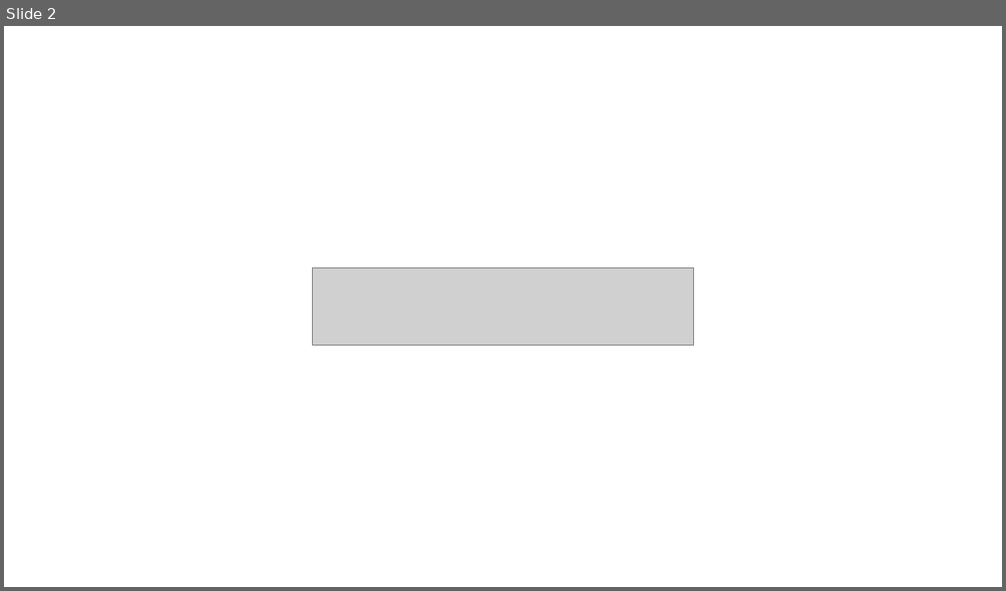
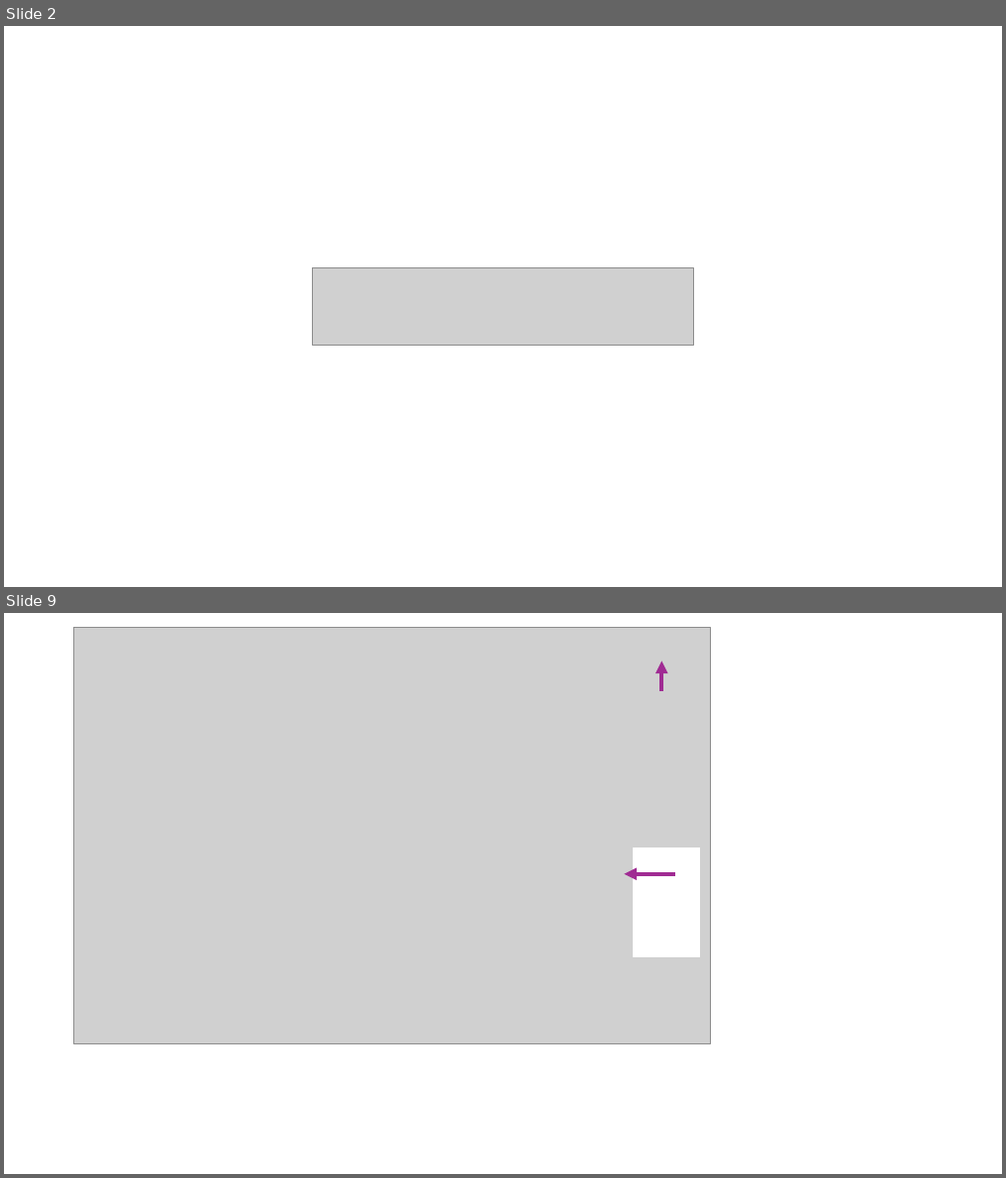
Before and after one commit to fthielen/escher_package_workshop, a slide deck: images/File to edit images.pptx. Shown one above the other, each under a label of ours: slide 2 before the commit, slides 2 and 9 after it; the slides between them are not shown. The pictures are 1006x591 and 1006x1178 pixels, drawn with LibreOffice and Linux fonts; fonts in the diff are those of the drawing; grey boxes stand for pictures. Boxes give left, top, right and bottom in pixels: in the first picture for what was removed or moved away, otherwise in the second. Text is boxed around its words. In the diff, an @@ line names an element or a change of style, - is before the commit and + after.

```diff
--- a/images/File to edit images.pptx
+++ b/images/File to edit images.pptx
@@ slide 9 added at (4,613,1002,1174), background #FFFFFF @@
@@ picture added at (73,628,710,1045) @@
@@ arrow added from (662, 691) to (662, 661), #A02B93 4 pt @@
@@ rectangle added at (635,849,699,957), fill #FFFFFF, outline #FFFFFF 1.5 pt @@
@@ arrow added from (675, 874) to (625, 874), #A02B93 4 pt @@
```
Also in this commit, not shown: 10 other slides added, 29 other files.
